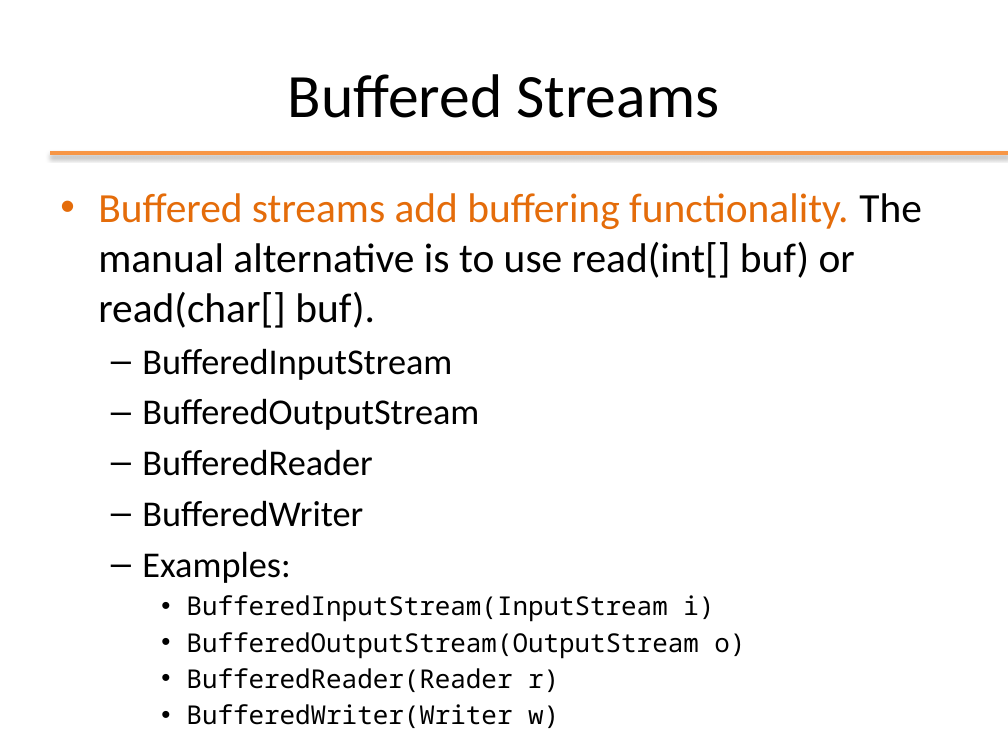
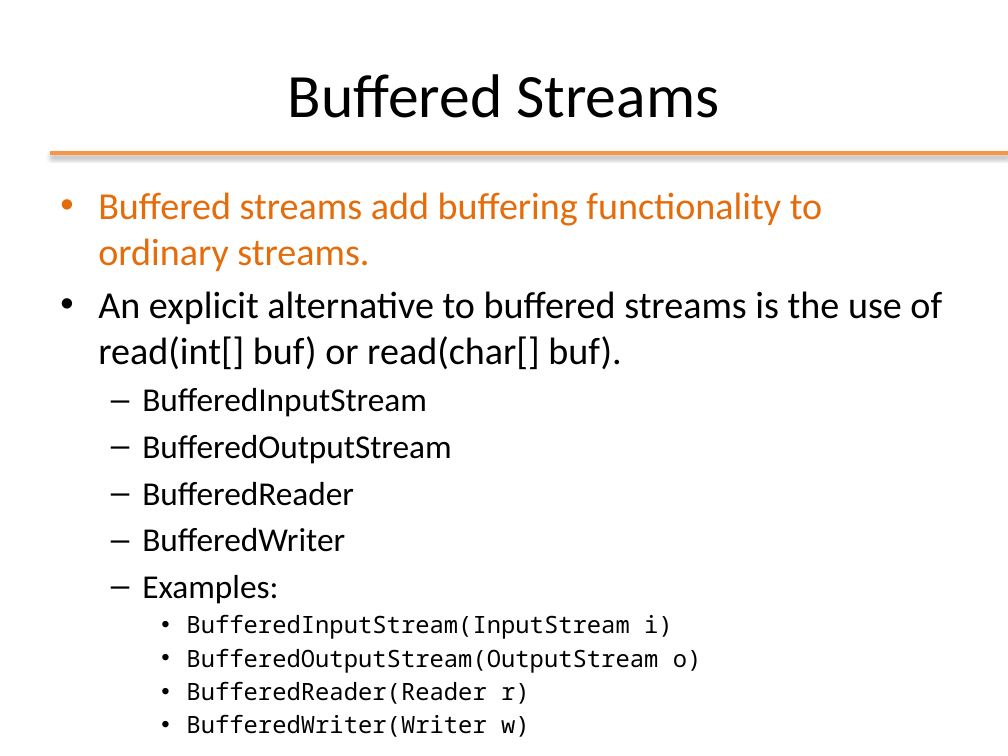
Before and after one commit to Andrea99-beep/ooprogramming, a slide deck: slide 15 of slides/ppt/10_IO.pptx (slide 13 before the commit). Drawn at 1008x756 pixels with LibreOffice and Linux fonts; fonts in the diff are those of the drawing; background and template pictures are left out. Boxes give left, top, right and bottom in pixels: in the first picture for what was removed or moved away, otherwise in the second. Text is boxed around its words. In the diff, an @@ line names an element or a change of style, - is before the commit and + after.

```diff
--- a/slides/ppt/10_IO.pptx
+++ b/slides/ppt/10_IO.pptx
@@ text at box(98, 192, 942, 370): text changed; size 29.6 to 27.2 pt @@
-• Buffered streams add buffering functionality. The manual alternative is to use read(int[] buf) or read(char[] buf).
+• Buffered streams add buffering functionality to ordinary streams.
+• An explicit alternative to buffered streams is the use of read(int[] buf) or read(char[] buf).
@@ text at box(142, 388, 702, 737): size 25.9 to 23.8 pt in "BufferedInputStream", "BufferedOutputStream", "BufferedReader", "BufferedWriter" and 1 more places; size 18.5 to 17 pt in "BufferedInputStream(InputStream i)", "BufferedOutputStream(OutputStream o)", "BufferedReader(Reader r)", "BufferedWriter(Writer w)" @@
```
Also in this commit, not shown: 12 other slides changed, 2 slides removed, 35 other files.
